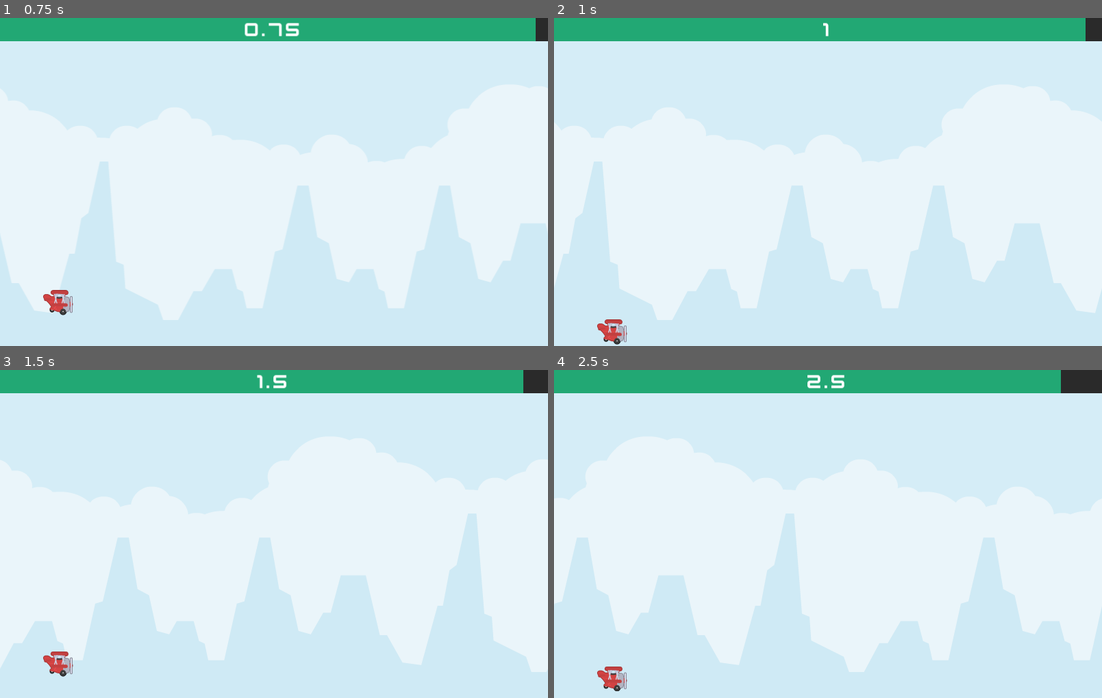
Above: before the commit, frames 1-4 (two rows, left to right).
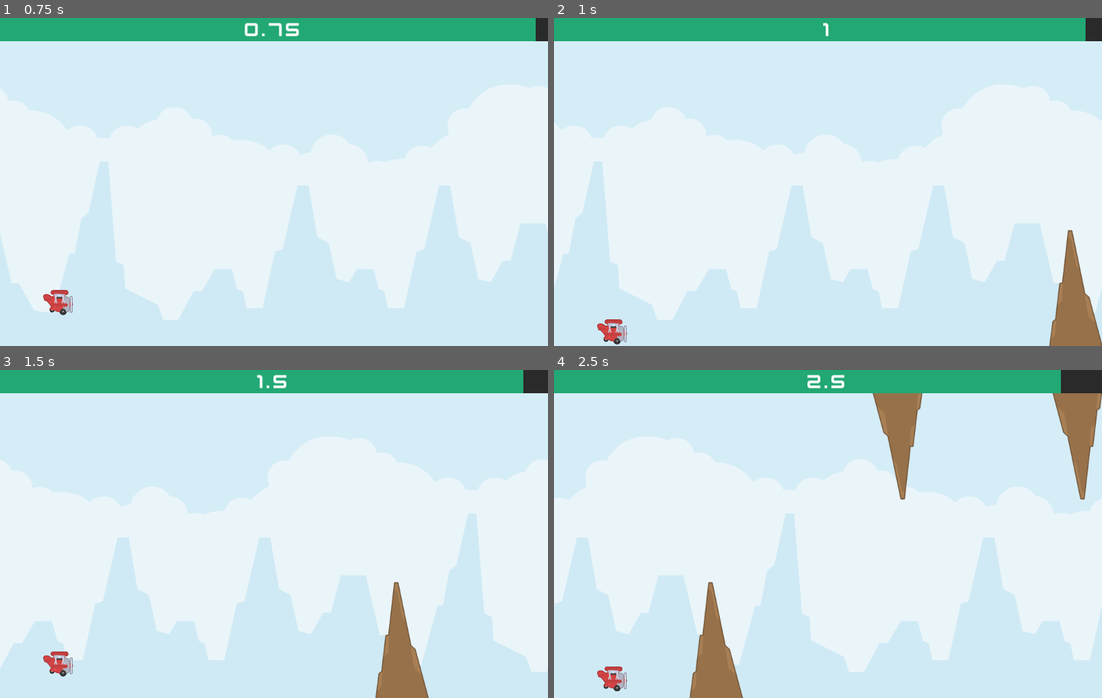
Above: after the commit, the same moments.

Repository: Abdulkader-Safi/tappy_plane_hypercausal_game
Game: Godot game, scene res://Scenes/Main.tscn
Two runs of this game, one before a commit and one after it. Both use one fixed random seed, a clock stepped at 60 frames per second and the inputs below.
Inputs (mouse positions are in pixels of both pictures, inside the frame that each line leads up to):
- Up to frame 1 (0.75 s): move the mouse to (394, 165) at 0.52 s; click (394, 165) at 0.6 s
- Up to frame 2 (1 s): no input
- Up to frame 3 (1.5 s): move the mouse to (164, 550) at 1.27 s; click (164, 550) at 1.35 s
- Up to frame 4 (2.5 s): move the mouse to (882, 461) at 2.02 s; click (882, 461) at 2.1 s

Frame 1 is identical in both runs. In frame 2, 1.8% of the frame differs, in the area x 90-100%, y 64-100%; in frame 3, 1.8%; in frame 4, 4.8%, in the area x 24-100%, y 7-100%.

Commit message:
Add obstacle spawning functionality and related scene updates

Diff:
--- /dev/null
+++ b/Scenes/Coins/Coin.tscn
@@ -0,0 +1,3 @@
+[gd_scene format=3 uid="uid://cd0w2xl8qp37b"]
+
+[node name="Coin" type="Area2D"]
--- a/Scenes/Main.tscn
+++ b/Scenes/Main.tscn
@@ -1,10 +1,11 @@
-[gd_scene load_steps=9 format=3 uid="uid://crsoq6pjcfcgk"]
+[gd_scene load_steps=10 format=3 uid="uid://crsoq6pjcfcgk"]
 
 [ext_resource type="Texture2D" uid="uid://b68t16wnq5i4b" path="res://Assets/Background.png" id="1_1jfdm"]
 [ext_resource type="Script" path="res://Scripts/main.gd" id="1_tu8cd"]
 [ext_resource type="Script" path="res://Scripts/background.gd" id="1_yvk1g"]
 [ext_resource type="PackedScene" uid="uid://bdksvhnpme8iw" path="res://Scenes/Player/Player.tscn" id="4_otvpn"]
 [ext_resource type="FontFile" uid="uid://rhpbrypeoca3" path="res://Assets/kenvector_future.ttf" id="5_eehmu"]
+[ext_resource type="PackedScene" uid="uid://dyld5tri8qyih" path="res://Scenes/Obstacles/Obstacle.tscn" id="6_8uogm"]
 
 [sub_resource type="RectangleShape2D" id="RectangleShape2D_uplfy"]
 size = Vector2(1600, 20)
@@ -17,6 +18,11 @@
 
 [node name="Main" type="Node"]
 script = ExtResource("1_tu8cd")
+obstacle = ExtResource("6_8uogm")
+
+[node name="SpawnerTimer" type="Timer" parent="."]
+wait_time = 0.75
+autostart = true
 
 [node name="Background" type="Node2D" parent="." groups=["DynamicObject"]]
 position = Vector2(0, 480)
@@ -32,6 +38,8 @@
 texture = ExtResource("1_1jfdm")
 
 [node name="Player" parent="." instance=ExtResource("4_otvpn")]
+
+[node name="Obstacles" type="Node" parent="."]
 
 [node name="Walls" type="Node" parent="."]
 
@@ -80,3 +88,5 @@
 text = "0"
 horizontal_alignment = 1
 vertical_alignment = 1
+
+[connection signal="timeout" from="SpawnerTimer" to="." method="_on_spawner_timer_timeout"]
--- /dev/null
+++ b/Scenes/Obstacles/Obstacle.tscn
@@ -0,0 +1,12 @@
+[gd_scene load_steps=2 format=3 uid="uid://dyld5tri8qyih"]
+
+[ext_resource type="Texture2D" uid="uid://bk1wqlqmvi8fy" path="res://Assets/Obstacle.png" id="1_6vngs"]
+
+[node name="Obstacle" type="Area2D" groups=["DynamicObject"]]
+scale = Vector2(1.5, 1.5)
+
+[node name="Sprite2D" type="Sprite2D" parent="."]
+texture = ExtResource("1_6vngs")
+
+[node name="CollisionPolygon2D" type="CollisionPolygon2D" parent="."]
+polygon = PackedVector2Array(-52, -116, 54, -117, 12.6667, 124)
--- a/Scripts/main.gd
+++ b/Scripts/main.gd
@@ -1,9 +1,12 @@
 extends Node
 
-@export var dynamic_object_speed: int = 700
-@export var health_decrease: int = 3
-@export var health: float = 100
-@export var score: float = 0.0
+@export var obstacle: PackedScene
+
+var dynamic_object_speed: int = 700
+var health_decrease: int = 3
+var spawned_object_position_x: int = 1700
+var health: float = 100
+var score: float = 0.0
 
 func _process(delta):
 	# position.x -= delta * dynamic_object_speed
@@ -19,3 +22,16 @@
 	var decimal_index = formatted_score.find(".")
 	formatted_score = formatted_score.left(decimal_index + 3)
 	$UI/HealthBar/ScoreLabel.text = formatted_score
+
+func _on_spawner_timer_timeout():
+	var random: int = randi() % 2
+	var obstacle_instance: Area2D = obstacle.instantiate()
+	$Obstacles.add_child(obstacle_instance)
+	obstacle_instance.position.x = spawned_object_position_x
+
+	if random == 0:
+		obstacle_instance.position.y = 200
+
+	if random == 1:
+		obstacle_instance.position.y = 800
+		obstacle_instance.rotation_degrees = 180
--- a/project.godot
+++ b/project.godot
@@ -21,6 +21,10 @@
 window/size/viewport_height=960
 window/stretch/mode="canvas_items"
 
+[global_group]
+
+DynamicObject=""
+
 [input]
 
 click={
